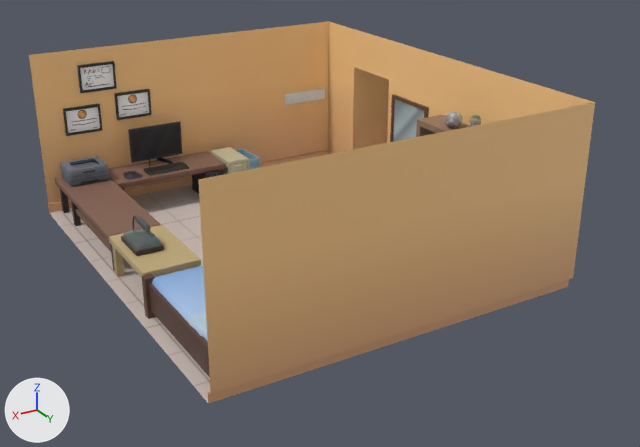
A saved change to the FBX model Project Fog/Assets/Props/Buildings/Interior/Koi Bedroom/Koi room.fbx.
The view is the same before and after, from a 50 mm lens placed at (5.93, 17.6, 8.27), pointed at (-2.76, 3.12, 1.03). The lights are fixed; the arrows at lower left show +X, +Y and +Z. Where no turn or scale is listed for an object, it has been applied to the vertices. Vertices at the same position are counted once.

Objects in the first picture: 'Bed with sheet', 'Certificate', 'Desk', 'File Cabinet', 'Mirror', 'Plantbox', 'Printer', 'Room', 'Shelf', 'Table', 'Tv Screen Stand'.
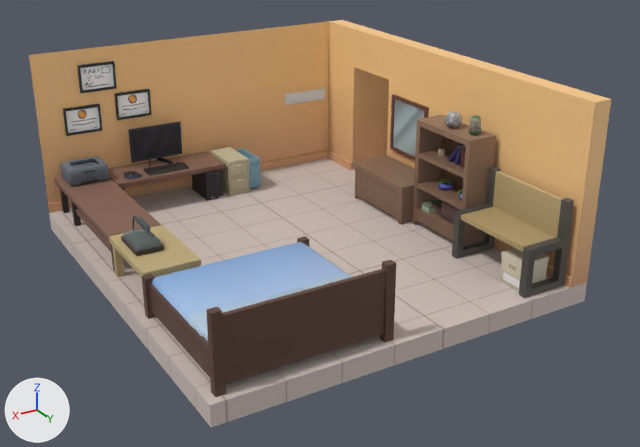
What the commit changed:
me_cube is used by ob_room; location (0.0, 0.0, 0.0); rotation (0.0, -3.142, 0.0), in degrees (0, -180, 0); scale (-1.0, -1.0, -1.0).
me_cube had 38 vertices, 30 faces and spanned x -7.08..1.56, y -7.08..1.86, z 0.43..4.08.
me_cube now has 49 vertices, 39 faces and spans x -7.08..1.56, y -7.08..1.86, z 0.03..4.08.
Part 1, on me_cube:
7 vertices are removed from x -5.96..1.56, y -7.08..-7.02, z 0.43..4.08.
7 faces are deleted.
12 vertices are added at x -6.41..1.56, y -7.08..1.8, z 0.03..0.64.
6 new vertices lie (-0.4, 0.0, 0.0) away from vertices in x -6.01, y -7.08..1.86, z 0.64..4.08.
7 new faces join them, mat_flooring (picture img_flooringtiles_png).
9 new faces join them, mat_wall (picture img_wall_png).

Pixel boxes (x1, y1, x2, y2) of what changed, in the pictures (640 x 447 px):
'Room', reshaped (6% taller): before (29, 21, 595, 404); after (29, 20, 611, 427)
part 1 of me_cube, built on: before (84, 102, 595, 404); after (49, 20, 611, 427)
'Bed with sheet', unchanged, uncovered by the edit: before (142, 266, 210, 377); after (142, 236, 396, 397)
'WorkBench', unchanged, uncovered by the edit: after (452, 167, 574, 298)
'Shelf', unchanged, uncovered by the edit: before (416, 115, 471, 137); after (412, 115, 496, 246)
'Dressing Cabinet', unchanged, uncovered by the edit: after (352, 155, 415, 225)
